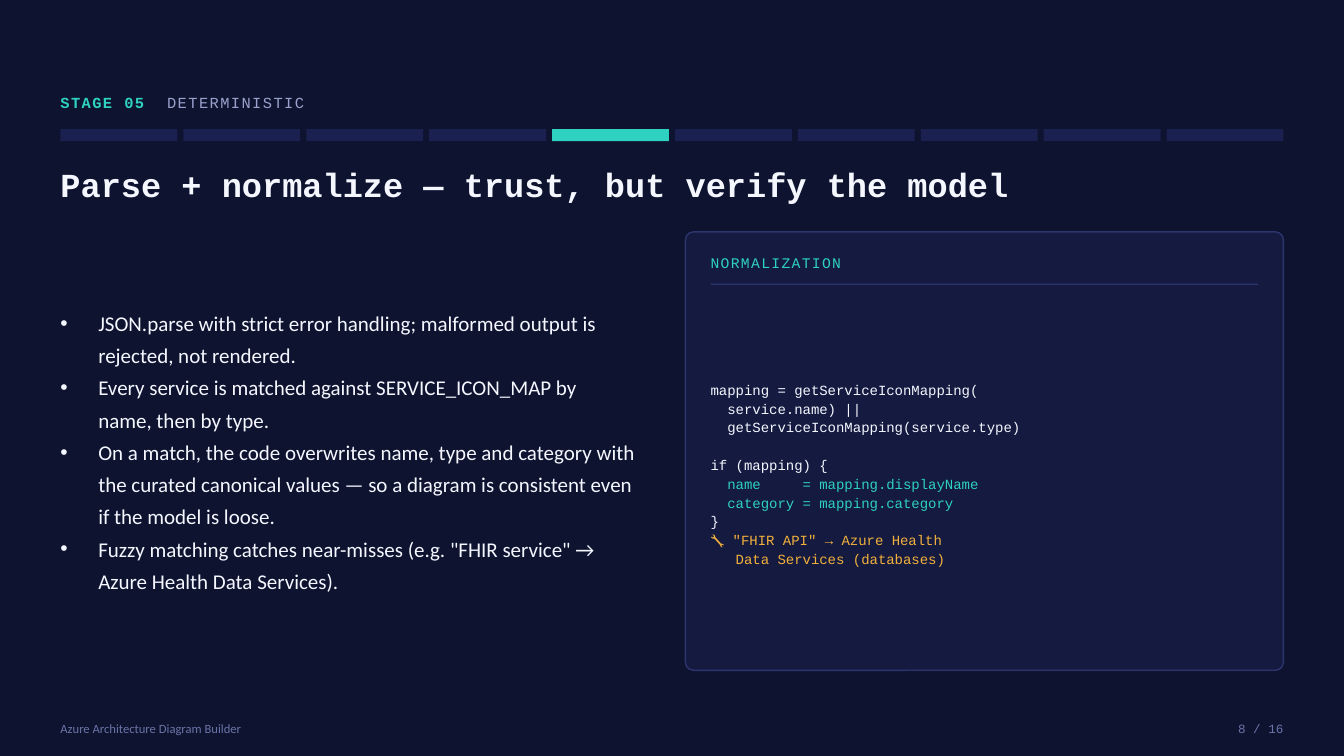
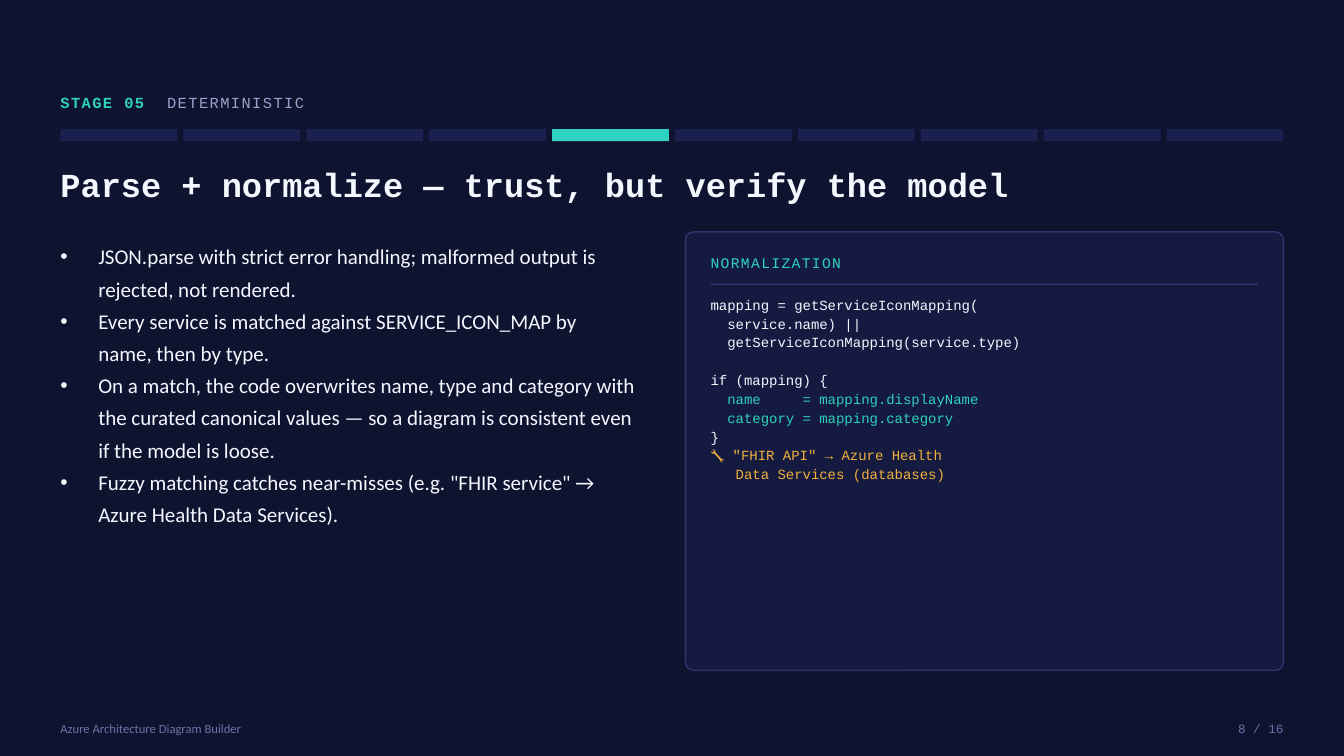
Before and after one commit to Arturo-Quiroga-MSFT/azure-architecture-diagram-builder, a slide deck: slide 8 of decks/diagram-generation/How-Diagrams-Are-Generated-Technical.pptx. Drawn at 1344x756 pixels with LibreOffice and Linux fonts; fonts in the diff are those of the drawing. Boxes give left, top, right and bottom in pixels: in the first picture for what was removed or moved away, otherwise in the second. Text is boxed around its words. In the diff, an @@ line names an element or a change of style, - is before the commit and + after.

```diff
--- a/decks/diagram-generation/How-Diagrams-Are-Generated-Technical.pptx
+++ b/decks/diagram-generation/How-Diagrams-Are-Generated-Technical.pptx
@@ text "JSON.parse with strict error handling; ..." at box(98, 249, 635, 525): vertical alignment middle to top @@
@@ text "mapping = getServiceIconMapping(" at box(711, 300, 1020, 482): vertical alignment middle to top @@
```
Also in this commit, not shown: 10 other slides changed, 1 other file.
